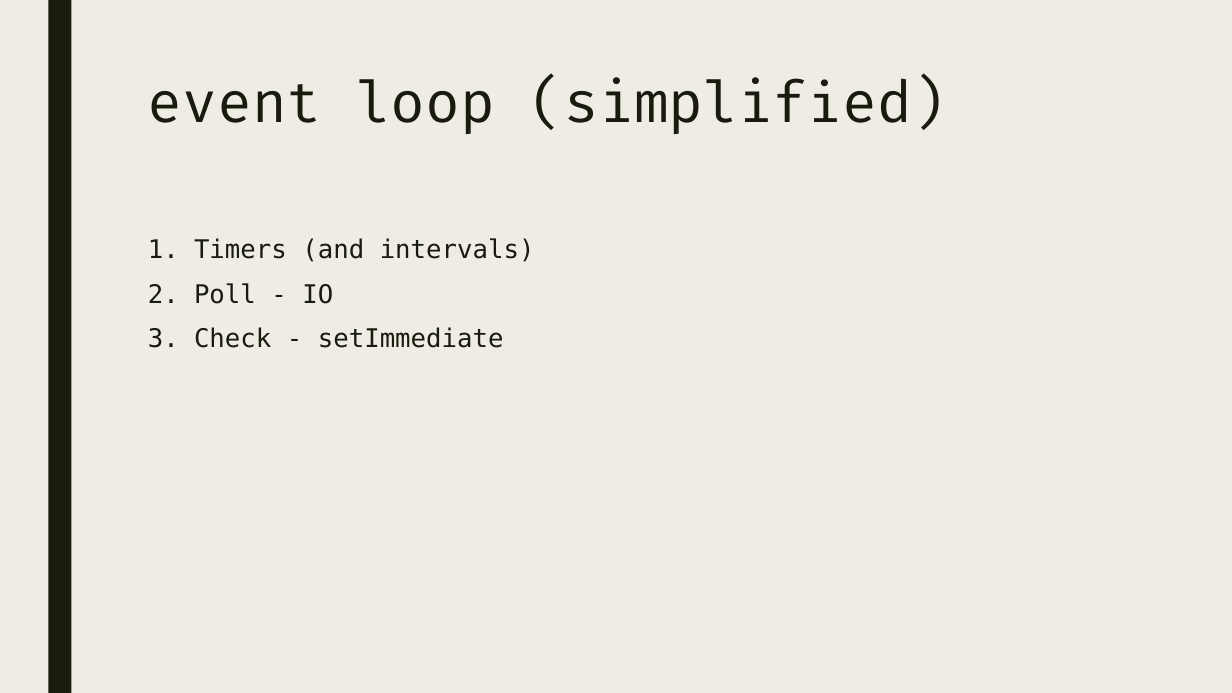
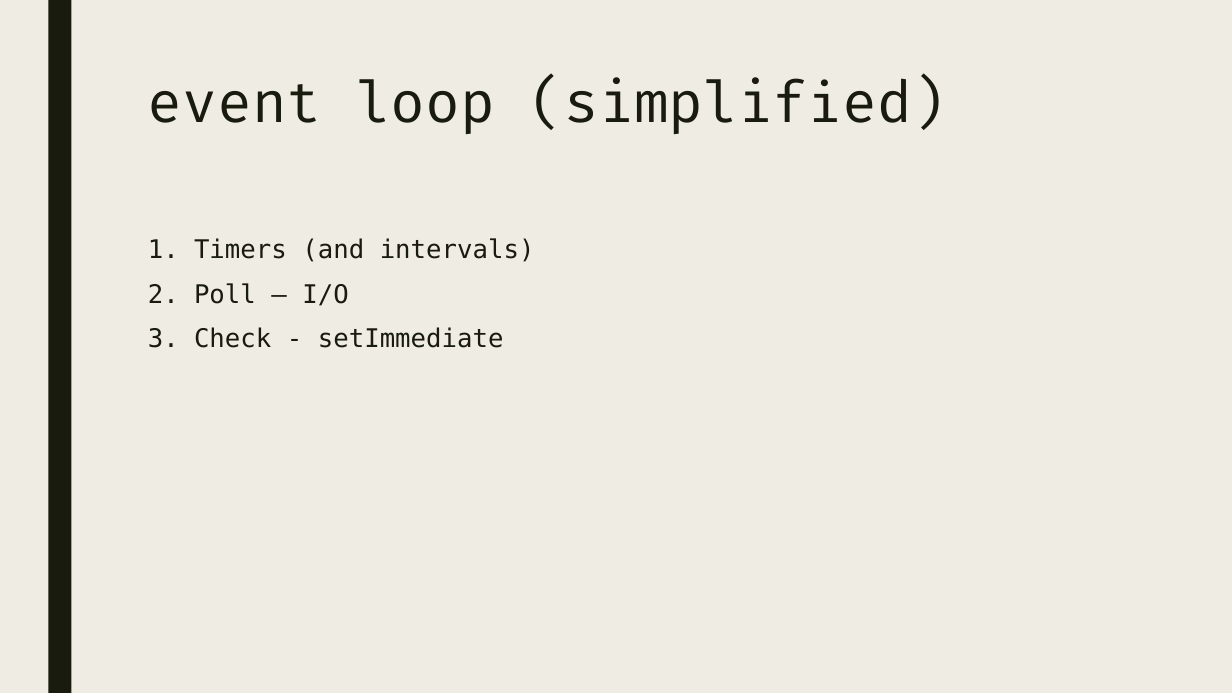
Before and after one commit to nabriski/lectures, a slide deck: slide 4 of event-loop/prez.pptx. Drawn at 1232x693 pixels with LibreOffice and Linux fonts; fonts in the diff are those of the drawing. Boxes give left, top, right and bottom in pixels: in the first picture for what was removed or moved away, otherwise in the second. Text is boxed around its words. In the diff, an @@ line names an element or a change of style, - is before the commit and + after.

```diff
--- a/event-loop/prez.pptx
+++ b/event-loop/prez.pptx
@@ text at [194, 283, 348, 306]: text changed @@
-2. Poll - IO
+2. Poll – I/O
```
Also in this commit, not shown: 1 other slide changed, 5 other files.
